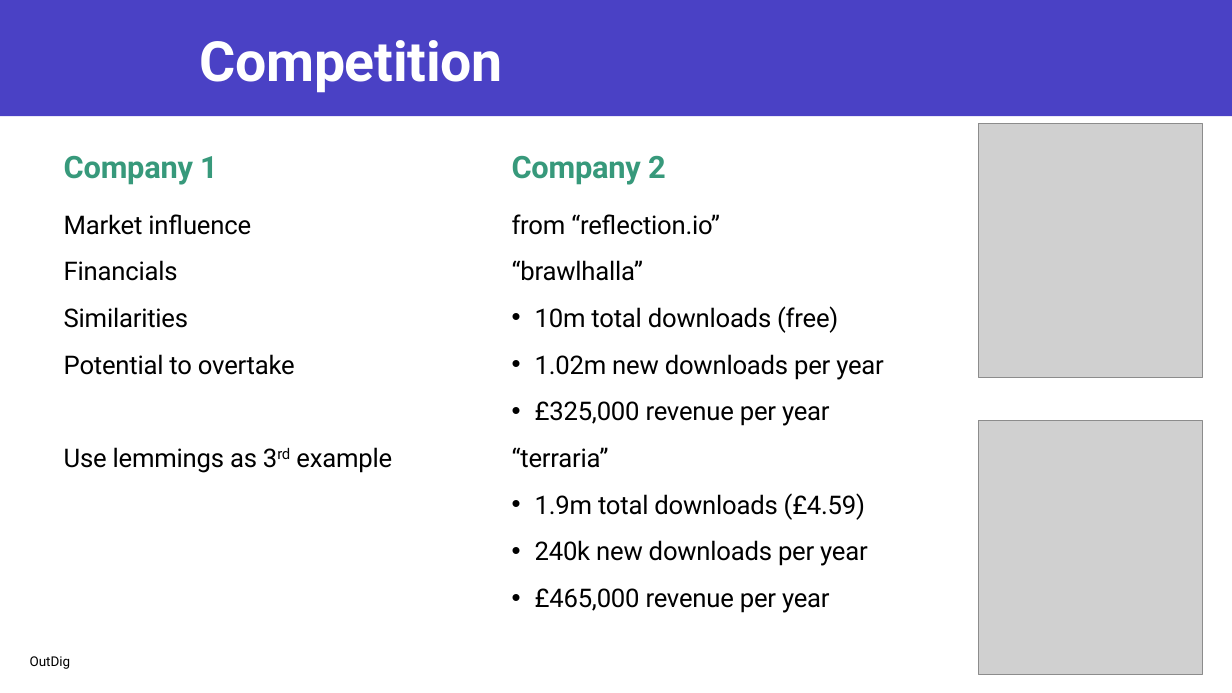
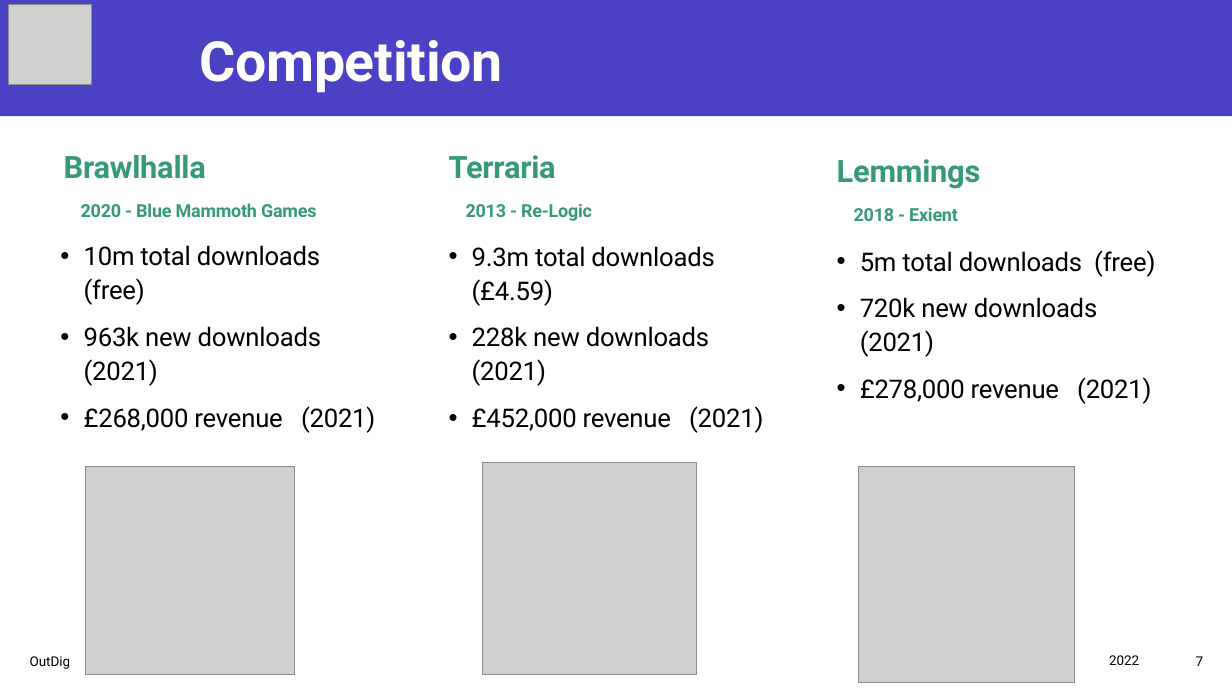
Before and after one commit to Joe34441/IndieDevPPT, a slide deck: slide 7 of CT6018 Joe Mason s4001719.pptx. Drawn at 1232x693 pixels with LibreOffice and Linux fonts; fonts in the diff are those of the drawing; grey boxes stand for pictures. Boxes give left, top, right and bottom in pixels: in the first picture for what was removed or moved away, otherwise in the second. Text is boxed around its words. In the diff, an @@ line names an element or a change of style, - is before the commit and + after.

```diff
--- a/CT6018 Joe Mason s4001719.pptx
+++ b/CT6018 Joe Mason s4001719.pptx
@@ picture added at [9, 5, 92, 85] @@
@@ picture removed at [979, 123, 1202, 377] @@
@@ text at [64, 155, 316, 217]: text changed; size 24 to 14 pt @@
-Company 1
+Brawlhalla
+2020 - Blue Mammoth Games
@@ text at [449, 155, 592, 221]: text changed; size 24 to 14 pt @@
-Company 2
+Terraria
+2013 - Re-Logic
@@ text added at [837, 159, 981, 221], 14 pt, text #37997B, bold @@
+Lemmings
+2018 - Exient
@@ text at [84, 245, 375, 433]: text changed @@
-Market influence
-Financials
-Similarities
-Potential to overtake
-Use lemmings as 3rd example
+• 10m total downloads (free)
+• 963k new downloads (2021)
+• £268,000 revenue (2021)
@@ text at [472, 246, 763, 433]: text changed @@
-from “reflection.io”
-“brawlhalla”
-• 10m total downloads (free)
-• 1.02m new downloads per year
-• £325,000 revenue per year
-“terraria”
-• 1.9m total downloads (£4.59)
-• 240k new downloads per year
-• £465,000 revenue per year
+• 9.3m total downloads (£4.59)
+• 228k new downloads (2021)
+• £452,000 revenue (2021)
@@ text added at [860, 250, 1155, 404], 20 pt, text #000000 @@
+• 5m total downloads (free)
+• 720k new downloads (2021)
+• £278,000 revenue (2021)
@@ picture removed at [979, 421, 1202, 675] @@
@@ picture added at [86, 467, 295, 675] @@
@@ picture added at [482, 462, 697, 675] @@
@@ picture added at [859, 467, 1075, 683] @@
@@ text added at [1109, 655, 1139, 665], 10.5 pt, text #000000 @@
+2022
```
Also in this commit, not shown: 14 other slides changed, 3 slides added, 1 slide removed, 1 other file.
